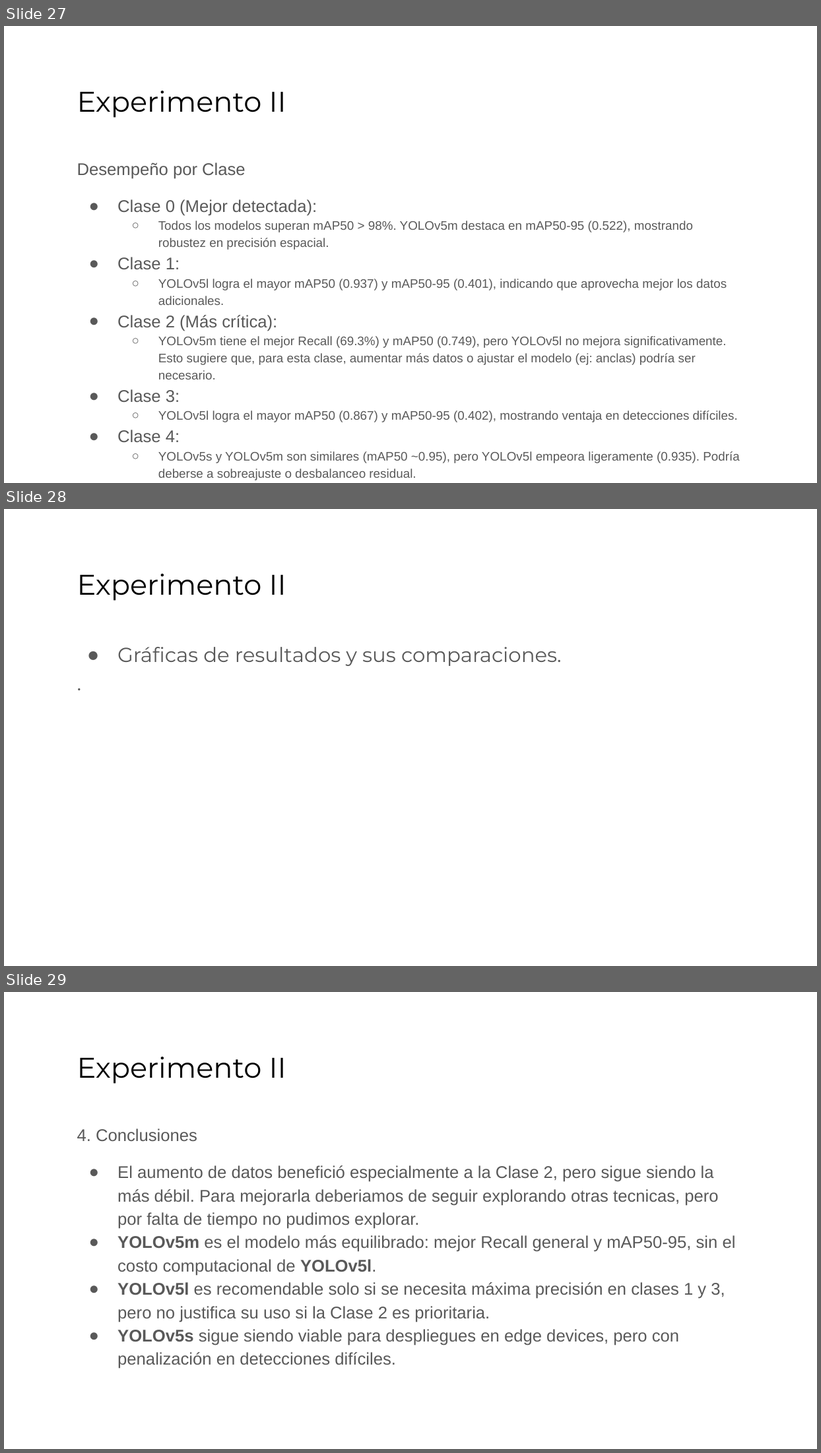
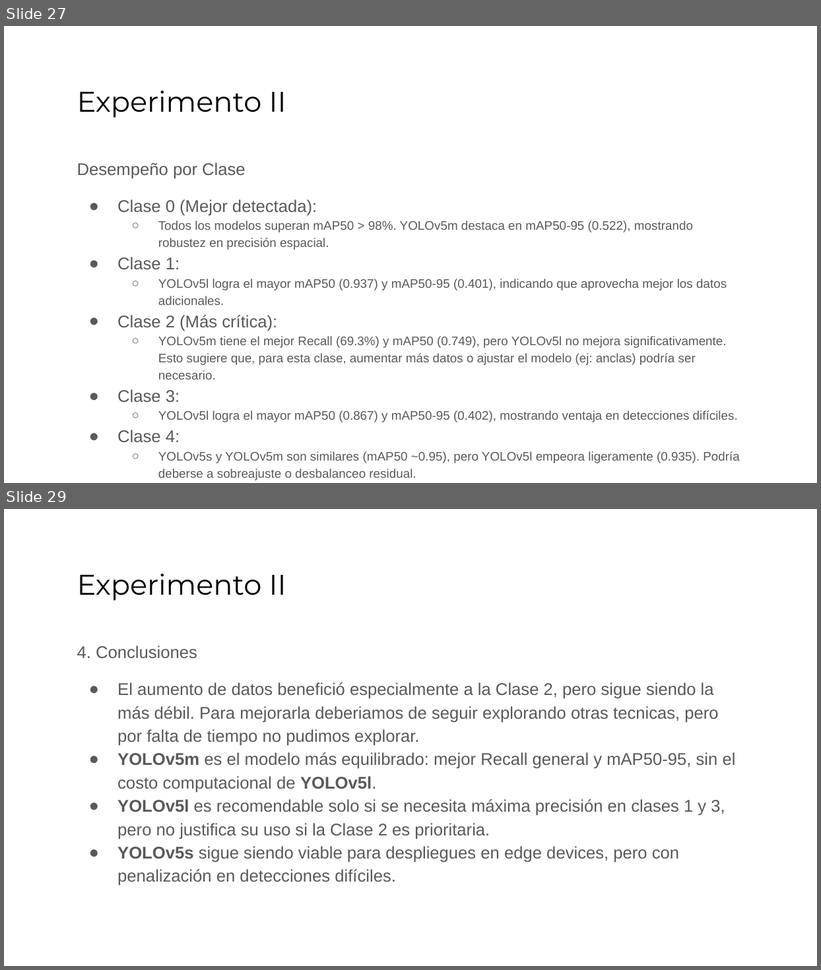
Before and after one commit to matiastripode/ceia-vision-2-tp-integrador, a slide deck: VPC2 TP Integrador.pptx. Shown one above the other, each under a label of ours: slides 27, 28 and 29 before the commit, slides 27 and 29 after it; the slides between them are not shown. The pictures are 821x1453 and 821x970 pixels, drawn with LibreOffice and Linux fonts; fonts in the diff are those of the drawing. Boxes give left, top, right and bottom in pixels: in the first picture for what was removed or moved away, otherwise in the second. Text is boxed around its words. In the diff, an @@ line names an element or a change of style, - is before the commit and + after.

```diff
--- a/VPC2 TP Integrador.pptx
+++ b/VPC2 TP Integrador.pptx
@@ slide 28 removed at <box>4,509,817,966</box>, background #FFFFFF @@
@@ title removed at <box>77,574,286,601</box> @@
-Experimento II
@@ text removed at <box>118,647,562,666</box> @@
-● Gráficas de resultados y sus comparaciones.
-.
```
Also in this commit, not shown: 1 slide added.
